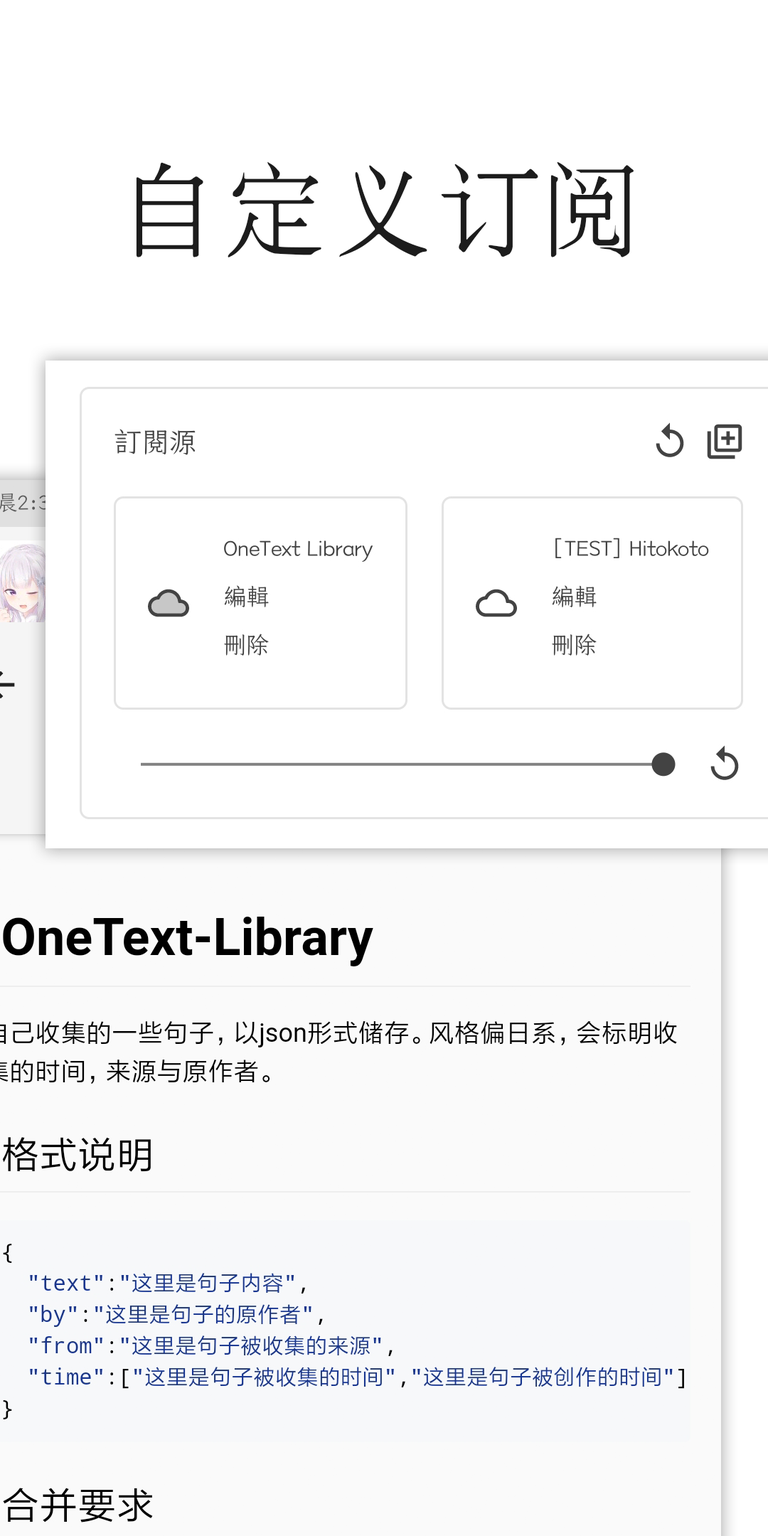
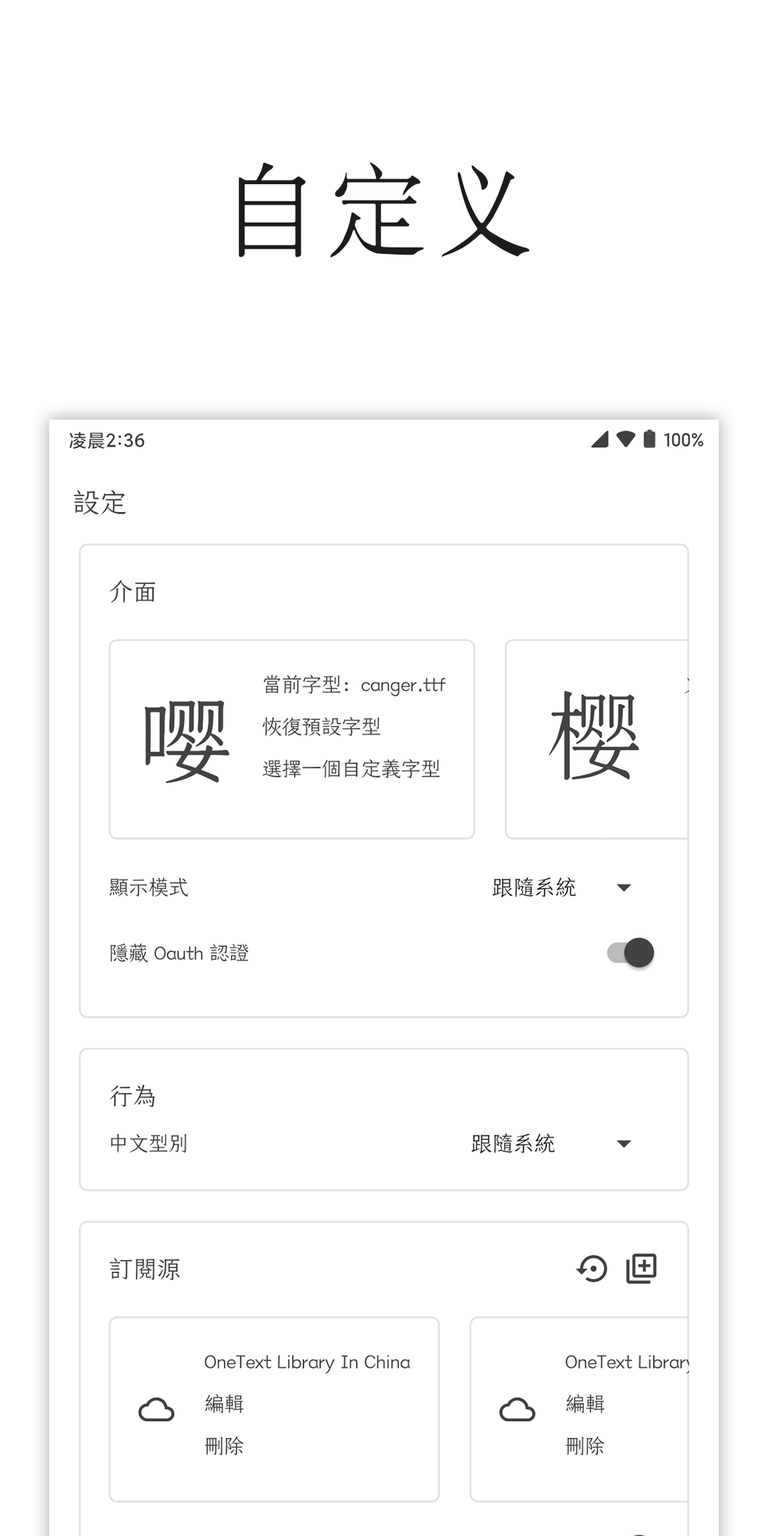
Layer changes from the first 768px x 1536px image to the second:
renamed "Screenshot_2019-08-10-21-24-15-530_com.fastaccess" to "Screenshot_2020-03-17-15-41-43-379_com.lz233.onet", moved it above "自定义", painted on it over <box>0,419,722,1536</box>
renamed "自定义订阅" to "自定义", painted on it over <box>135,161,634,258</box>
removed layer "图层 1" over <box>45,386,768,849</box>
